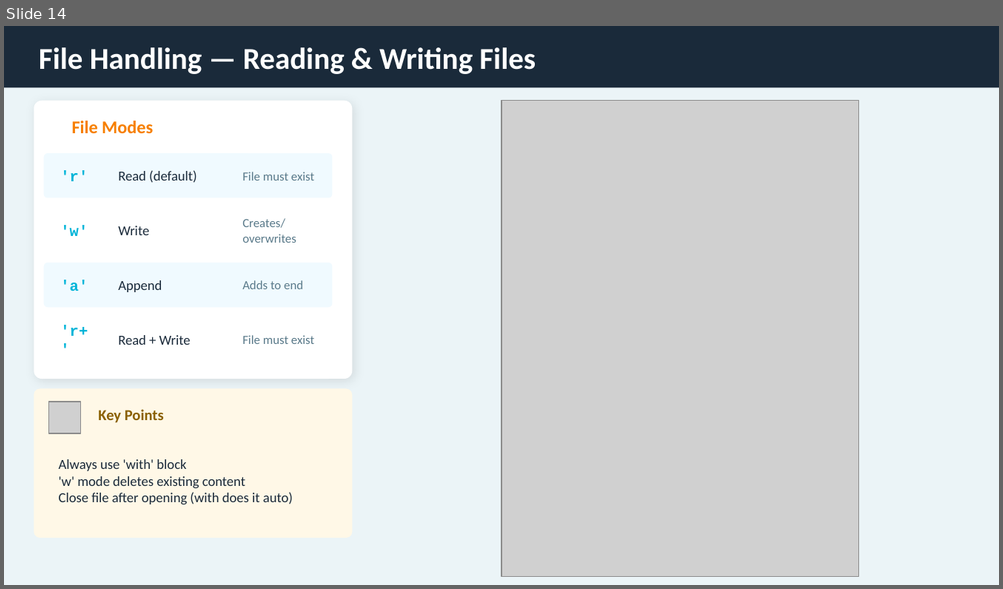
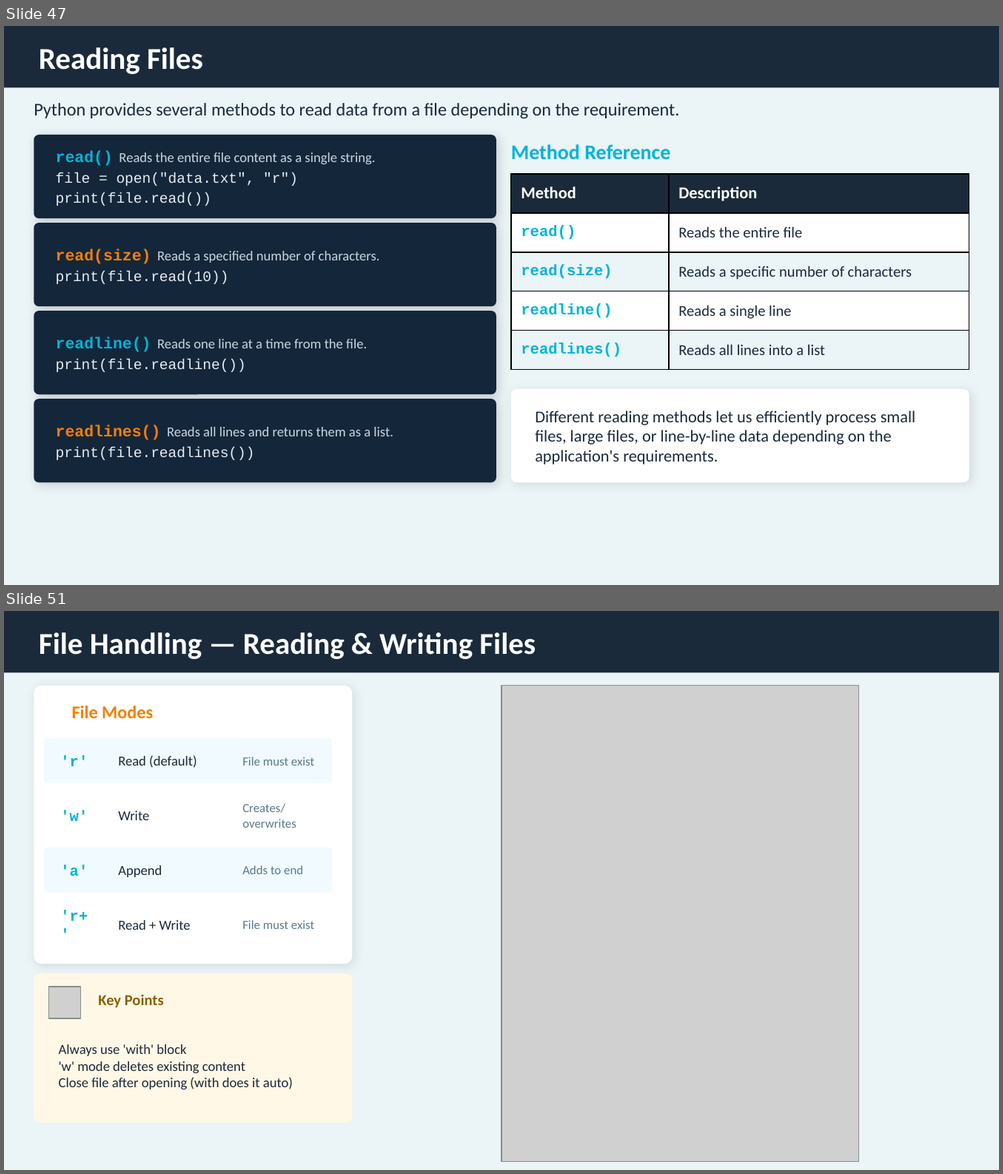
Before and after one commit to GursimranjeetSingh/2b-Academy, a slide deck: Presentations/Week2_Python_Bootcamp.pptx. Shown one above the other, each under a label of ours: slide 14 before the commit, slides 47 and 51 after it; the slides between them are not shown. The pictures are 1003x589 and 1003x1174 pixels, drawn with LibreOffice and Linux fonts; fonts in the diff are those of the drawing; grey boxes stand for pictures. Boxes give left, top, right and bottom in pixels: in the first picture for what was removed or moved away, otherwise in the second. Text is boxed around its words. In the diff, an @@ line names an element or a change of style, - is before the commit and + after.

```diff
--- a/Presentations/Week2_Python_Bootcamp.pptx
+++ b/Presentations/Week2_Python_Bootcamp.pptx
@@ slide 47 added at <box>4,26,999,585</box>, background #EBF4F7 @@
@@ rectangle added at <box>4,26,999,87</box>, fill #1A2A3A @@
@@ text added at <box>39,47,203,74</box>, 22 pt, text #FFFFFF, bold @@
+Reading Files
@@ text added at <box>34,103,679,118</box>, 13 pt, text #1A2A3A @@
+Python provides several methods to read data from a file depending on the requirement.
@@ rounded rectangle added at <box>34,134,496,218</box>, fill #14263A @@
@@ text added at <box>56,151,375,206</box>, 10.5 pt, text #E6EDF3 @@
+read() Reads the entire file content as a single string.
+file = open("data.txt", "r")
+print(file.read())
@@ text added at <box>511,144,670,160</box>, 15 pt, text #00B4D8, bold @@
+Method Reference
@@ table added at <box>511,174,970,370</box>, 5 rows, 2 columns @@
+Method | Description
+read() | Reads the entire file
+read(size) | Reads a specific number of characters
+readline() | Reads a single line
+readlines() | Reads all lines into a list
@@ rounded rectangle added at <box>34,223,496,306</box>, fill #14263A @@
@@ text added at <box>56,249,380,284</box>, 10 pt, text #C9D6DF @@
+read(size) Reads a specified number of characters.
+print(file.read(10))
@@ rounded rectangle added at <box>34,312,496,395</box>, fill #14263A @@
@@ text added at <box>56,338,367,372</box>, 10 pt, text #C9D6DF @@
+readline() Reads one line at a time from the file.
+print(file.readline())
@@ rounded rectangle added at <box>34,399,496,483</box>, fill #14263A @@
@@ rounded rectangle added at <box>511,389,969,483</box>, fill #FFFFFF @@
@@ text added at <box>535,411,916,465</box>, 12 pt, text #1A2A3A @@
+Different reading methods let us efficiently process small files, large files, or line-by-line data depending on the application's requirements.
@@ text added at <box>56,426,393,460</box>, 10 pt, text #C9D6DF @@
+readlines() Reads all lines and returns them as a list.
+print(file.readlines())
@@ what was slide 14 is now slide 51 @@
```
Also in this commit, not shown: 14 slides changed, 55 other slides added, 3 slides removed, 1 other file.
